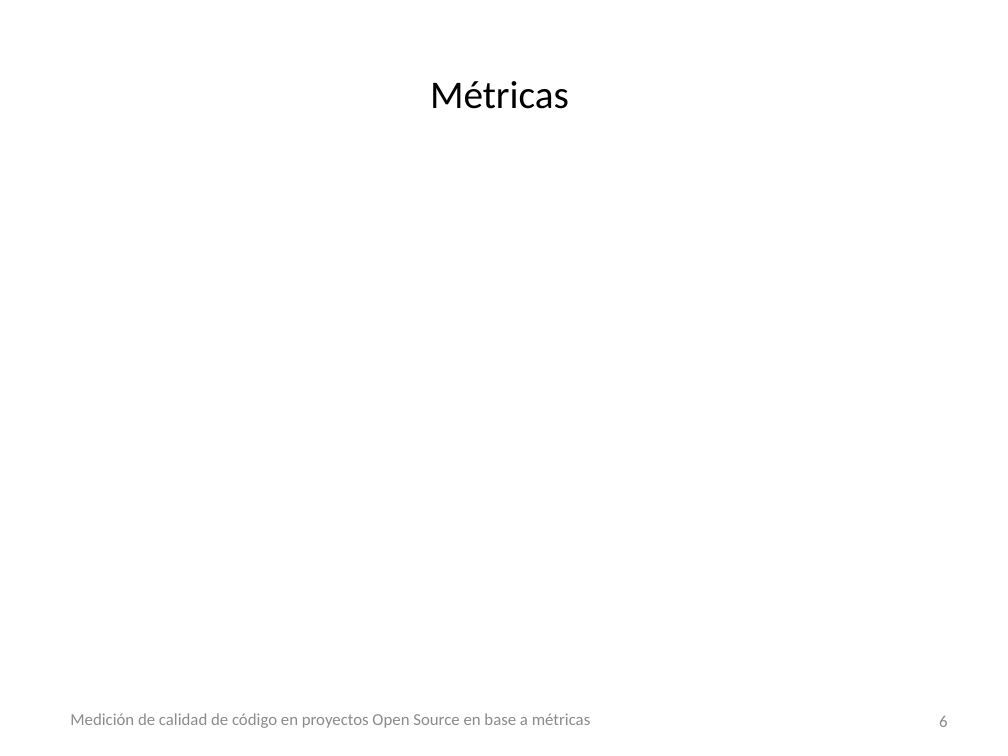
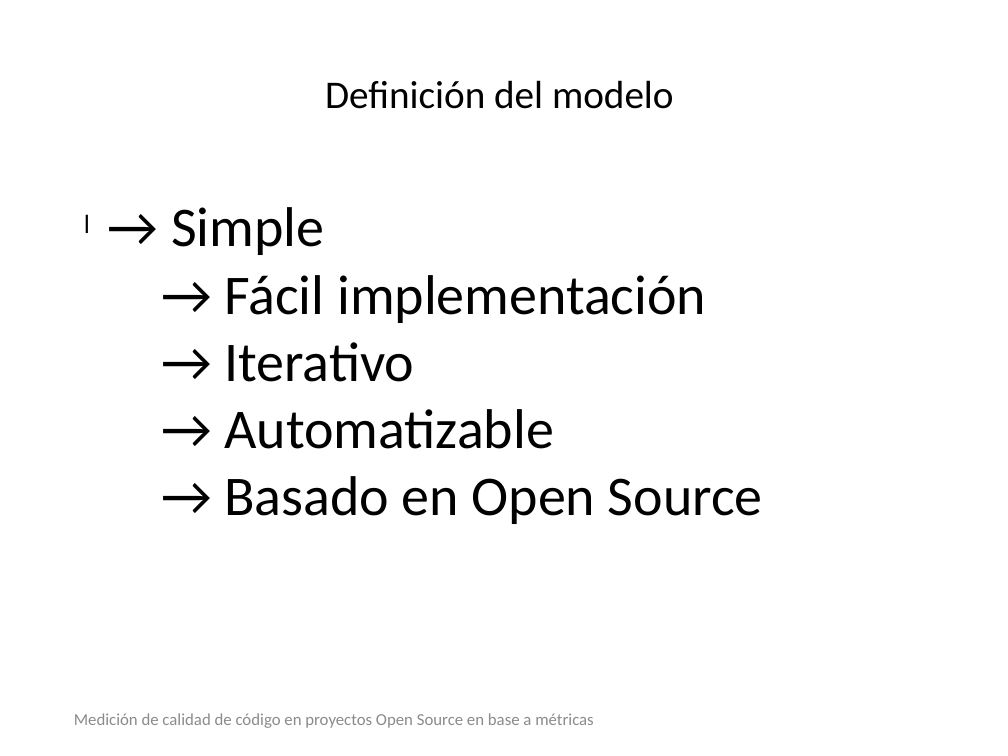
Before and after one commit to sarroutbi/TFE, a slide deck: slide 9 of final_project/presentation/presentation.pptx (slide 6 before the commit). Drawn at 1008x756 pixels with LibreOffice and Linux fonts; fonts in the diff are those of the drawing; background and template pictures are left out. Boxes give left, top, right and bottom in pixels: in the first picture for what was removed or moved away, otherwise in the second. Text is boxed around its words. In the diff, an @@ line names an element or a change of style, - is before the commit and + after.

```diff
--- a/final_project/presentation/presentation.pptx
+++ b/final_project/presentation/presentation.pptx
@@ text at [325,80,674,109]: text changed @@
-Métricas
+Definición del modelo
@@ text added at [171,207,763,524], 40 pt, text #000000 @@
+  l → Simple
+→ Fácil implementación
+→ Iterativo
+→ Automatizable
+→ Basado en Open Source
@@ text "Medición de calidad de código ...": place and size @@
-text "Medición de calidad de código ..." at [70,713,591,728]
+text "Medición de calidad de código ..." at [74,713,594,728]
@@ page number removed at [939,716,947,727] @@
-6
```
Also in this commit, not shown: 12 other slides changed, 3 slides added.
